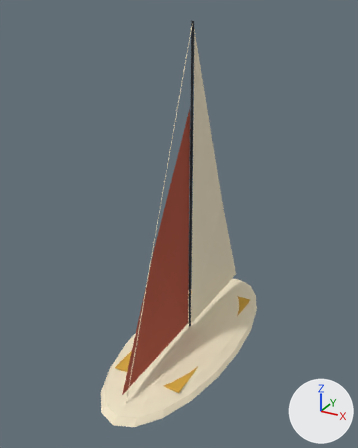
What one commit did to the glTF model assets/screenprint/props/sailboat.glb.
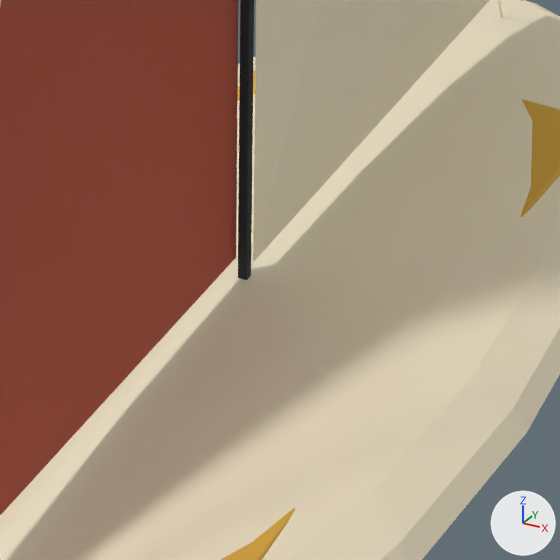
The first picture shows the older version from a 50 mm camera at (11.57, -22.38, 18.62) aimed at (-0.39, -0.64, 7.75). The close-ups show the older and then the newer version on the part from 41% to 68% of the width and 62% to 84% of the height of that picture. Only the edits that show in the close-ups are written down. Every picture has the same lights, and +X, +Y and +Z are marked at lower right. Where no turn or scale is listed for an object, it has been applied to the vertices.

In view in the first close-up: 'ink', 'ivory', 'red', 'yellow'.
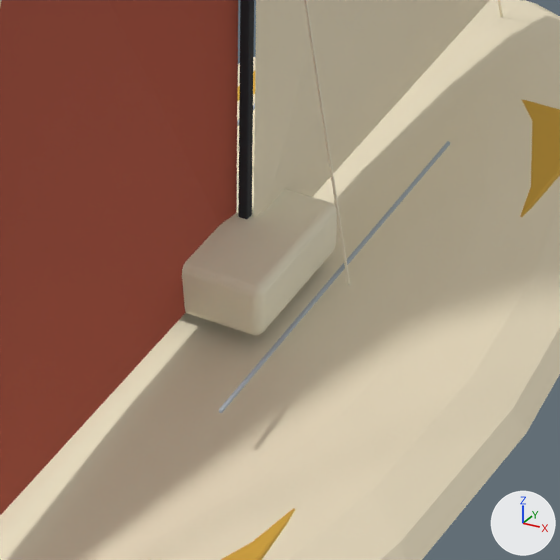
Changed parts and their boxes [x1, y1, x2, y2] in the close-ups (560 x 560 px):
'white', added
    after: [182, 0, 350, 335]
'chrome', added
    after: [219, 104, 450, 413]

The change, as a list of edits to the scene's bpy script:
```text
Add mat_white:
    mat_white = principled_material('white')
    mat_white.base_color = (0.871, 0.807, 0.617)  # pale yellow #f0e8ce
    mat_white.roughness = 0.74
Add mat_chrome:
    mat_chrome = principled_material('chrome')
    mat_chrome.base_color = (0.407, 0.468, 0.503)  # grey #abb6bc
    mat_chrome.roughness = 0.74
Add me_cube:
    me_cube.from_pydata(...)  # 288 vertices, 564 faces; spans x -0.61..1.81, y -1.05..0.75, z -3.75..3.6
    me_cube.materials.append(mat_white)  # pale yellow #f0e8ce
Add me_cube_001:
    me_cube_001.from_pydata(...)  # 192 vertices, 376 faces; spans x -0.02..2.22, y -2.65..2.65, z -0.02..0.02
    me_cube_001.materials.append(mat_chrome)  # grey #abb6bc
Add ob_white:
    ob_white = bpy.data.objects.new('white', me_cube)
    ob_white.location = (-0.6, -0.05, 4.7)
Add ob_chrome:
    ob_chrome = bpy.data.objects.new('chrome', me_cube_001)
    ob_chrome.location = (-1.1, 0.05, 1.25)
```
